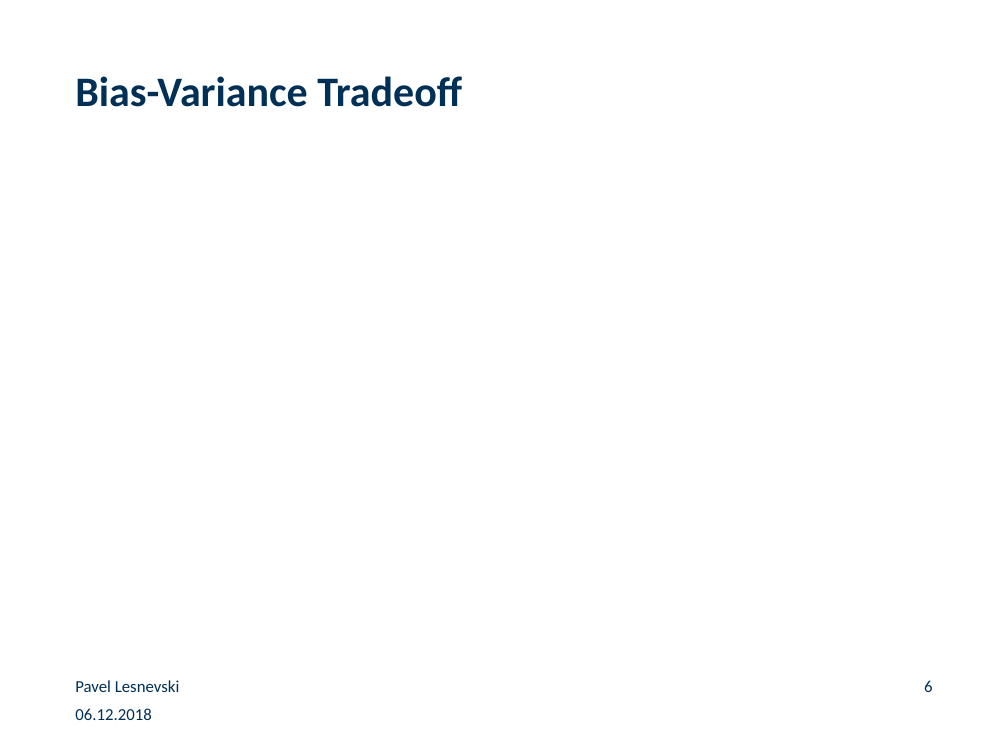
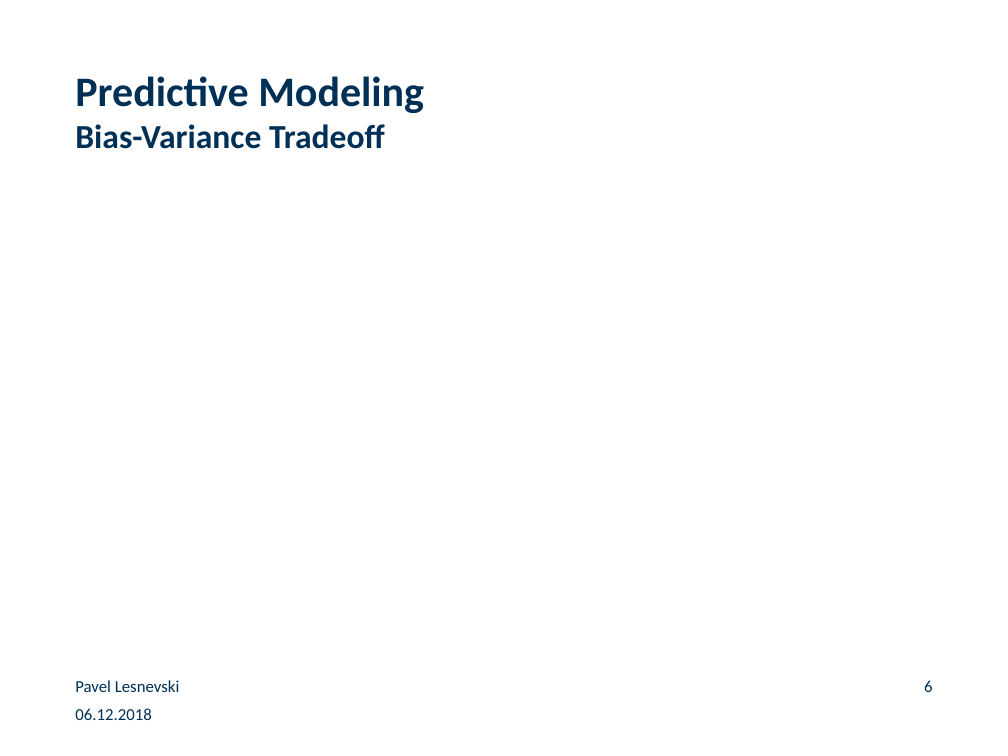
Before and after one commit to paveles/Machine_Learning_and_Equity_Index_Returns, a slide deck: slide 6 of _presentation/MachineLearning_StockMarketReturns.pptx. Drawn at 1008x756 pixels with LibreOffice and Linux fonts; fonts in the diff are those of the drawing; grey boxes stand for pictures; background and template pictures are left out. Boxes give left, top, right and bottom in pixels: in the first picture for what was removed or moved away, otherwise in the second. Text is boxed around its words. In the diff, an @@ line names an element or a change of style, - is before the commit and + after.

```diff
--- a/_presentation/MachineLearning_StockMarketReturns.pptx
+++ b/_presentation/MachineLearning_StockMarketReturns.pptx
@@ title at bbox=[75, 76, 424, 149]: text changed; size 30 to 24 pt @@
-Bias-Variance Tradeoff
+Predictive Modeling
+Bias-Variance Tradeoff
```
Also in this commit, not shown: 11 other slides changed, 1 slide added, 3 other files.
